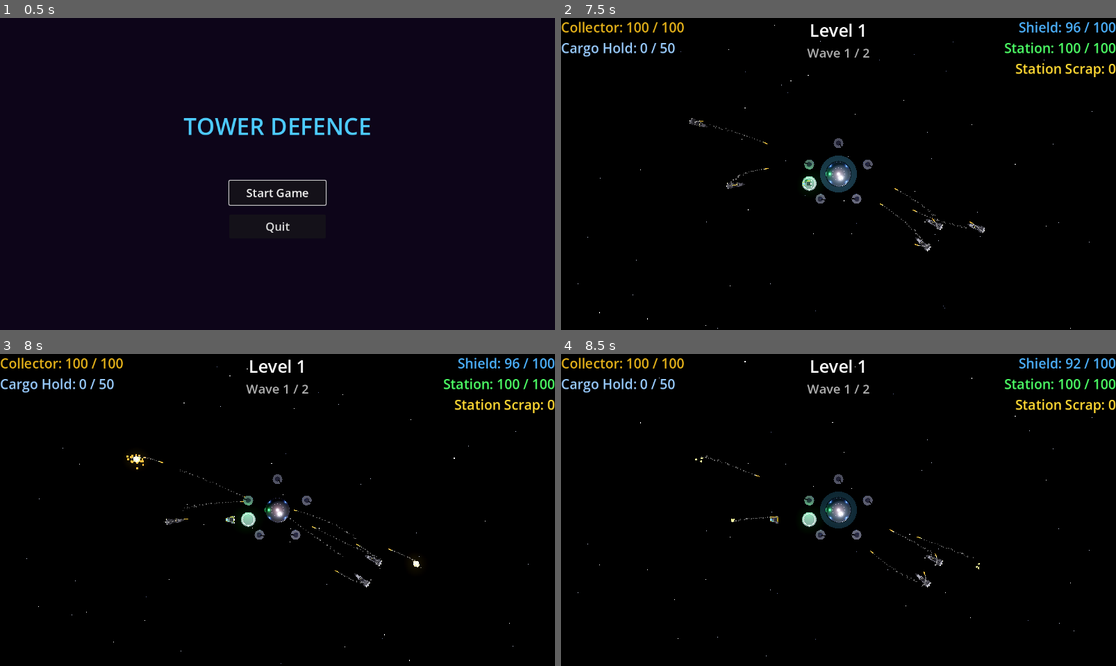
Above: before the commit, frames 1-4 (two rows, left to right).
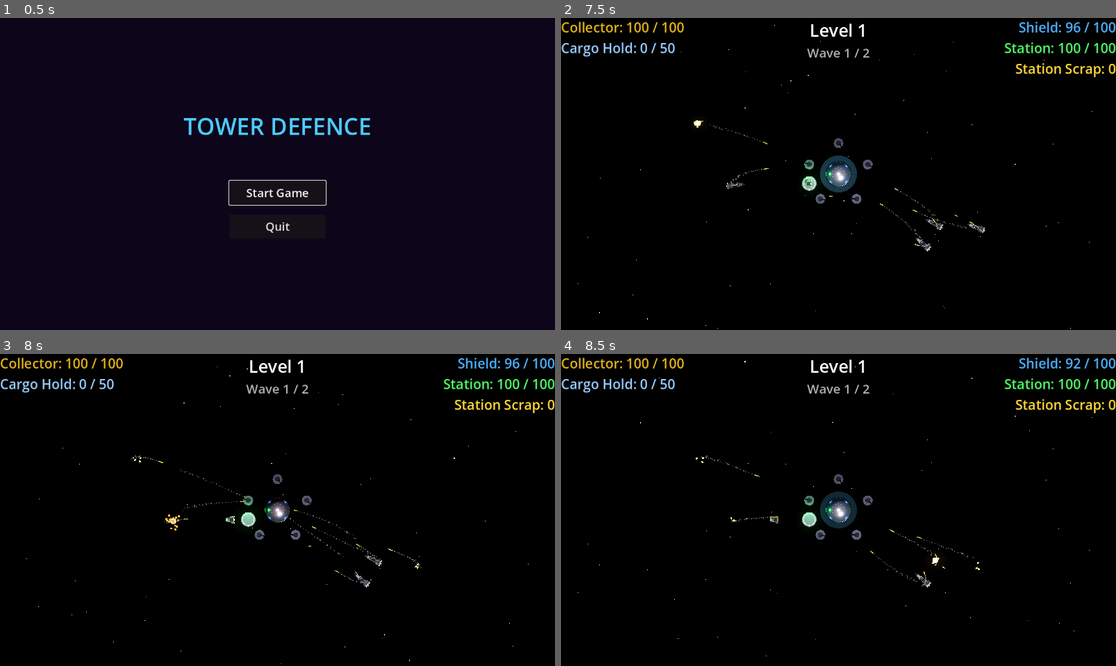
Above: after the commit, the same moments.

Repository: rgjhawkins/towerdefence
Game: Godot game, scene res://main_menu.tscn
Same seed, same stepped clock (60 frames per second), same inputs: the game is played once before the commit and once after it.
Inputs (mouse positions are in pixels of both pictures, inside the frame that each line leads up to):
- Up to frame 1 (0.5 s): no input
- Up to frame 2 (7.5 s): click "Start Game" at 0.5 s; move the mouse to (960, 158) at 1.27 s; hold D 1.28-2 s; click (960, 158) at 1.42 s; drag from (727, 189) to (810, 236) at 2.02 s; move the mouse to (894, 105) at 2.77 s; hold D 2.78-3.5 s; drag from (810, 236) to (672, 127) at 3.52 s; move the mouse to (1005, 220) at 4.27 s; hold A 4.28-5 s; drag from (672, 127) to (755, 96) at 5.02 s; move the mouse to (866, 174) at 5.77 s; hold A 5.78-6.5 s; click (866, 174) at 5.92 s; drag from (755, 96) to (727, 189) at 6.52 s; move the mouse to (960, 158) at 7.27 s; hold W from 7.28 s (still down)
- Up to frame 3 (8 s): keep holding W
- Up to frame 4 (8.5 s): release W at 8 s; drag from (727, 525) to (810, 572) at 8.02 s

Frame 1 is identical in both runs. In frame 2, less than 0.1% of the frame differs, in the area x 23-72%, y 32-66%; in frame 3, 0.1%, in the area x 22-76%, y 32-71%; in frame 4, less than 0.1%.

Commit message:
Improve turret projectiles: tracer-style bullets
- Change bullet shape from sphere to thin cylinder
- Orient bullets along direction of travel
- Double bullet speed (25 -> 50)
- Add bright yellow glow with unshaded material

Co-Authored-By: Claude Opus 4.5 <noreply@anthropic.com>

Diff:
--- a/ammo_standard.tres
+++ b/ammo_standard.tres
@@ -5,6 +5,6 @@
 [resource]
 script = ExtResource("1_ammo")
 name = "Standard"
-bullet_speed = 25.0
+bullet_speed = 50.0
 damage = 1.0
 bullet_color = Color(1, 1, 0, 1)
--- a/bullet.gd
+++ b/bullet.gd
@@ -7,6 +7,12 @@
 var max_distance: float = 100.0
 var distance_traveled: float = 0.0
 var hit_radius: float = 0.5
+
+
+func _ready() -> void:
+	# Orient bullet along direction of travel
+	if direction.length() > 0.01:
+		look_at(global_position + direction, Vector3.UP)
 
 
 func _process(delta: float) -> void:
--- a/bullet.tscn
+++ b/bullet.tscn
@@ -3,16 +3,18 @@
 [ext_resource type="Script" path="res://bullet.gd" id="1_bullet"]
 
 [sub_resource type="StandardMaterial3D" id="BulletMaterial"]
-albedo_color = Color(1, 1, 0.6, 1)
+albedo_color = Color(1, 1, 0.3, 1)
 emission_enabled = true
-emission = Color(1, 0.95, 0.4, 1)
-emission_energy_multiplier = 12.0
+emission = Color(1, 0.9, 0.2, 1)
+emission_energy_multiplier = 20.0
+shading_mode = 0
 
 [node name="Bullet" type="Node3D"]
 script = ExtResource("1_bullet")
 
-[node name="Mesh" type="CSGSphere3D" parent="."]
-radius = 0.075
-radial_segments = 8
-rings = 4
+[node name="Mesh" type="CSGCylinder3D" parent="."]
+radius = 0.05
+height = 0.5
+sides = 8
 material = SubResource("BulletMaterial")
+rotation = Vector3(1.5708, 0, 0)
